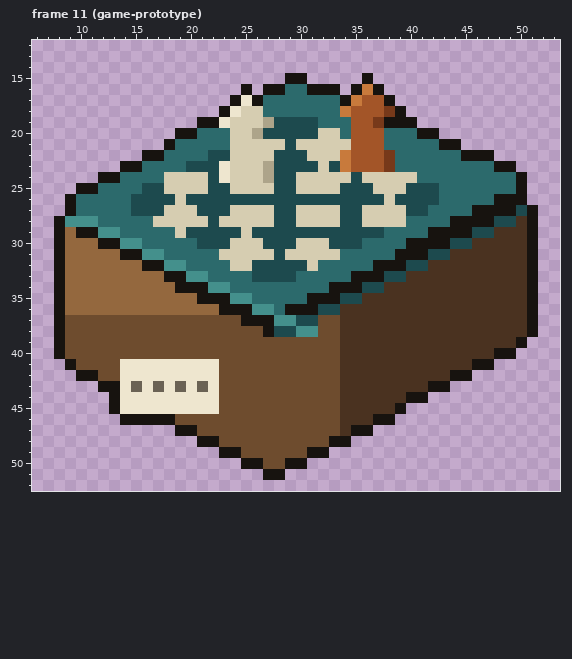
Edited in one commit: pixel-art file (assets/aseprite/UI_ItemIcons_60x60.aseprite). That is the earlier state.
60x60 pixels, 17 frames. Colours within 5 levels of each other are drawn and written as one. Shown: frame 11 (game-prototype): x 6..53, y 12..52. The commit also changed other frames, which this record leaves out.
New version:
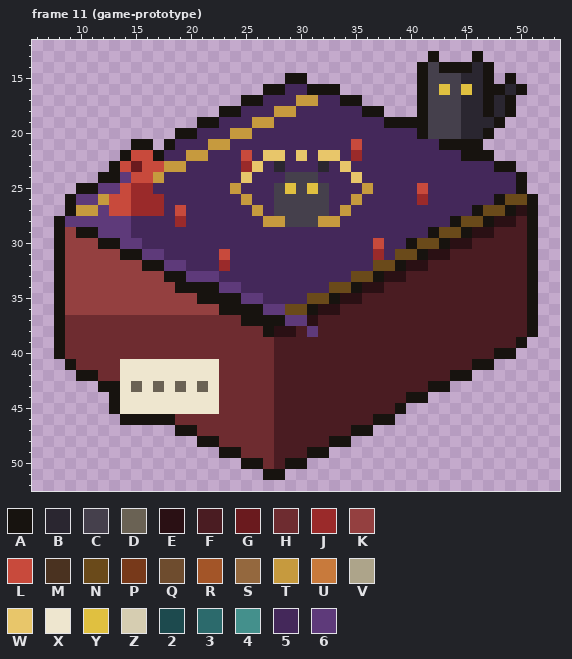
Palette (. is transparent): A #17130f  B #2a2630  C #45404c  D #6a6254  E #2a1014  F #4a1c22  G #6a1a1e  H #6e2c30  J #9a2a2a  K #944040  L #c84a3c  M #4a3220  N #6a4a1a  P #77391a  Q #6e4c2e  R #a35528  S #94683e  T #c69a3e  U #c87a3c  V #ada48a  W #e8c66a  X #eee6cf  Y #e0c040  Z #d6cdb1  2 #1d4a4e  3 #2c6a6c  4 #44908c  5 #44285a  6 #5e3a7a
Diff:
Changed rows in their new state; - is an unchanged pixel.
Frame 11 (game-prototype), layer "IKONY (Claude)":
first column x 9:
13 ---------------------------------A---A-----
14 --------------------------------ACAAABA----
15 ---------------------------.----ACCCBBA-A--
16 ----------------.---55----...---ACYCYBAABA-
17 ---------------.A-555TT55-A...--ACCCBBABA--
18 ---------------A555TT555555AA..-ACCCBBABA--
19 --------------555TT5555555555---ACCCBBBA---
20 ------------555TT555555555555555-CCCBBA----
21 ------AA--555TT55555555555L5555555--AA-----
22 -----ALL-55TT555L5WW5W5WW5J555555555-------
23 ----ALGLLTT55555JW5B555B5W5555555555555----
24 -----6LLT5555555W555CCC555W55555555555555--
25 ---66LJJ5555555T555CYCYC555T5555L55555555--
26 -66TLLJJJ5555555T55CCCCC55T55555J555555-NNA
27 -TT6LLJJJ5L555555T5CCCCC5T55555555555-NN-E-
28 6666665555J5555555TTCCCTT5555555555-NN-EEF-
29 K--666555555555555555555555555555-NN-EEFFF-
30 KKK--66555555555555555555555L55-NN-EEFFFFF-
31 KKKKK--6655555L5555555555555J5NN-EEFFFFFFF-
32 KKKKKKK--66555J5555555555555NN-EEFFFFFFFFF-
33 KKKKKKKKK--666555555555555NN-EEFFFFFFFFFFF-
34 KKKKKKKKKK---A6655555555NN-EEFFFFFFFFFFFFF-
35 KKKKKKKKKKKK---A665555NN-EEFFFFFFFFFFFFFFF-
36 KKKKKKKKKKKKKK---A66NN-EEFFFFFFFFFFFFFFFFF-
37 HHHHHHHHHHHHHHHH---A66EFFFFFFFFFFFFFFFFFFF-
38 HHHHHHHHHHHHHHHHHH-EEF6FFFFFFFFFFFFFFFFFFF-
39 HHHHHHHHHHHHHHHHHHHFFFFFFFFFFFFFFFFFFFFFF--
40 HHHHHHHHHHHHHHHHHHHFFFFFFFFFFFFFFFFFFFF----
41 -HHHH---------HHHHHFFFFFFFFFFFFFFFFFF------
42 ---HH---------HHHHHFFFFFFFFFFFFFFFF--------
43 --------------HHHHHFFFFFFFFFFFFFF----------
44 --------------HHHHHFFFFFFFFFFFF------------
45 --------------HHHHHFFFFFFFFFFF-------------
46 ----------HHHHHHHHHFFFFFFFFF---------------
47 ------------HHHHHHHFFFFFFF-----------------
48 --------------HHHHHFFFFF-------------------
49 ----------------HHHFFF---------------------
50 ------------------HF-----------------------
